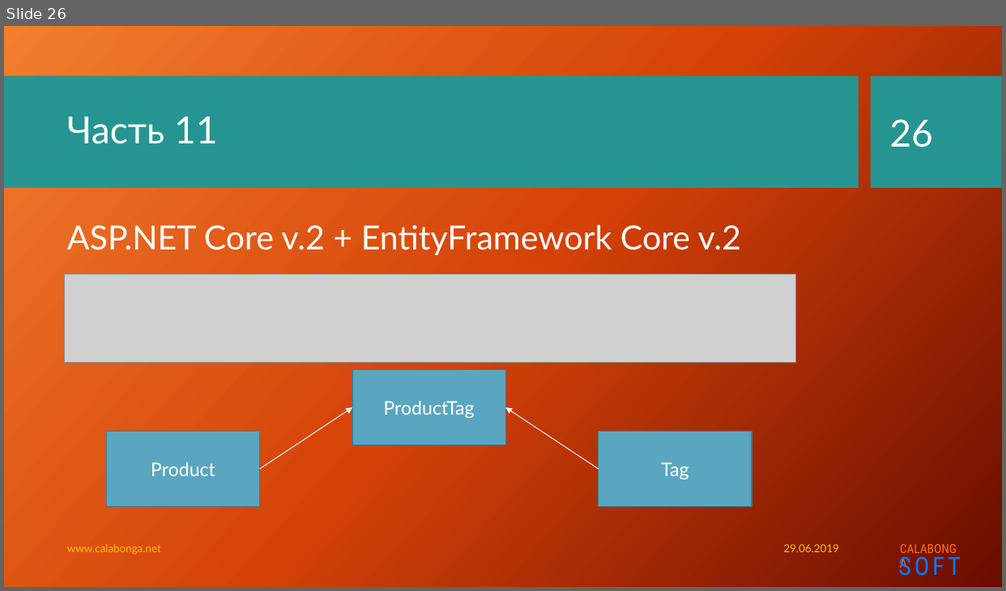
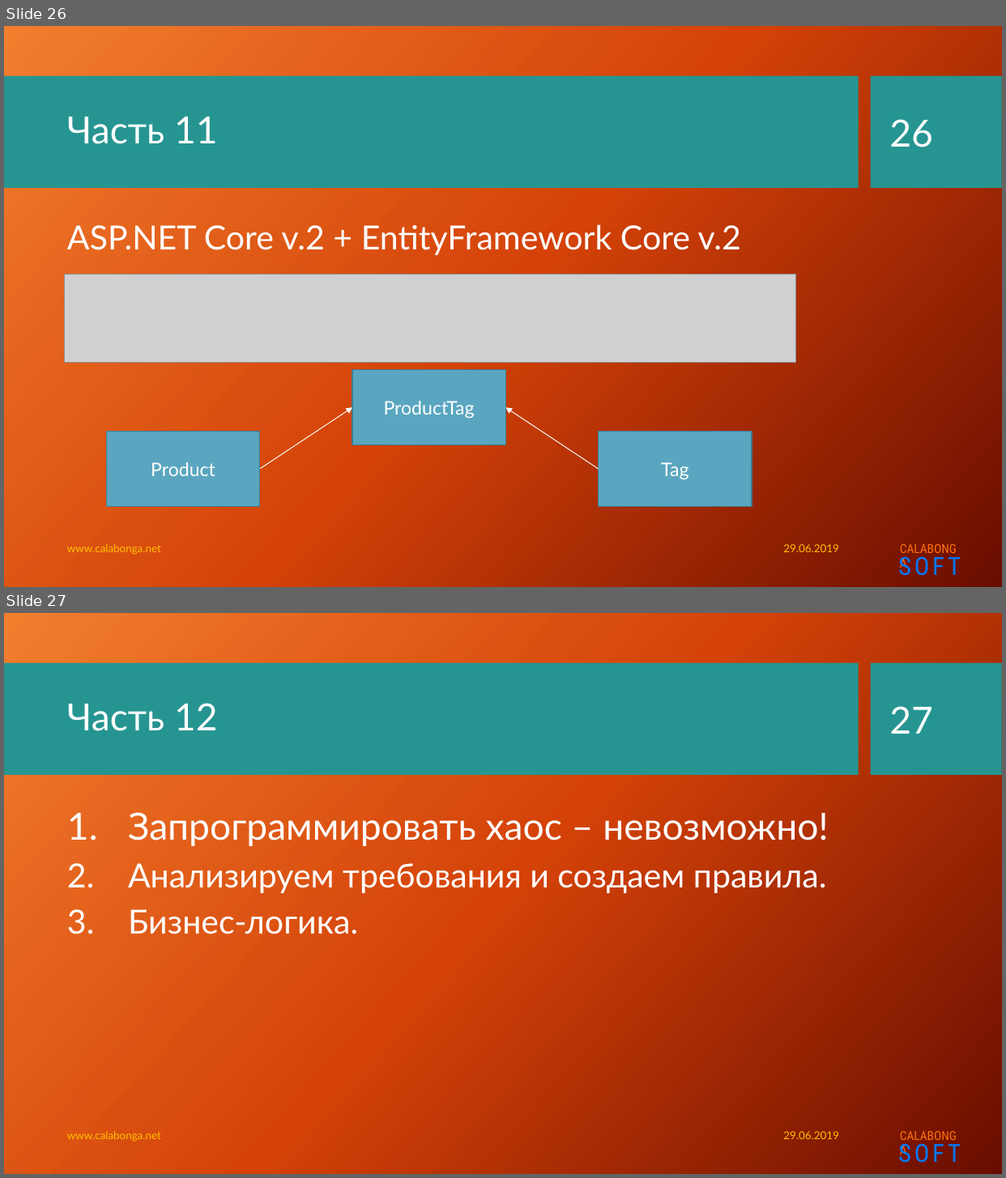
Before and after one commit to Calabonga/Calabonga.Catalog, a slide deck: Presentation/Calabonga.Catalog.pptx. Shown one above the other, each under a label of ours: slide 26 before the commit, slides 26 and 27 after it. The pictures are 1006x591 and 1006x1178 pixels, drawn with LibreOffice and Linux fonts; fonts in the diff are those of the drawing; grey boxes stand for pictures; background and template pictures are left out. Boxes give left, top, right and bottom in pixels: in the first picture for what was removed or moved away, otherwise in the second. Text is boxed around its words. In the diff, an @@ line names an element or a change of style, - is before the commit and + after.

```diff
--- a/Presentation/Calabonga.Catalog.pptx
+++ b/Presentation/Calabonga.Catalog.pptx
@@ slide 27 added at (4, 613, 1002, 1174), background picture (left out); not listed: 4 template elements that a slide beside it also shows @@
@@ title added at (67, 703, 218, 731), 36 pt, text #FFFFFF @@
+Часть 12
@@ page number added at (889, 706, 933, 734), 36 pt, text #FFFFFF @@
+27
@@ text added at (128, 812, 829, 935), 32 pt, text #FFFFFF @@
+1. Запрограммировать хаос – невозможно!
+2. Анализируем требования и создаем правила.
+3. Бизнес-логика.
@@ text added at (67, 1131, 161, 1142), 10.5 pt, text #FFC000 @@
+www.calabonga.net
@@ text added at (783, 1131, 838, 1139), 10.5 pt, text #FFC000 @@
+29.06.2019
```
Also in this commit, not shown: 2 other files.
